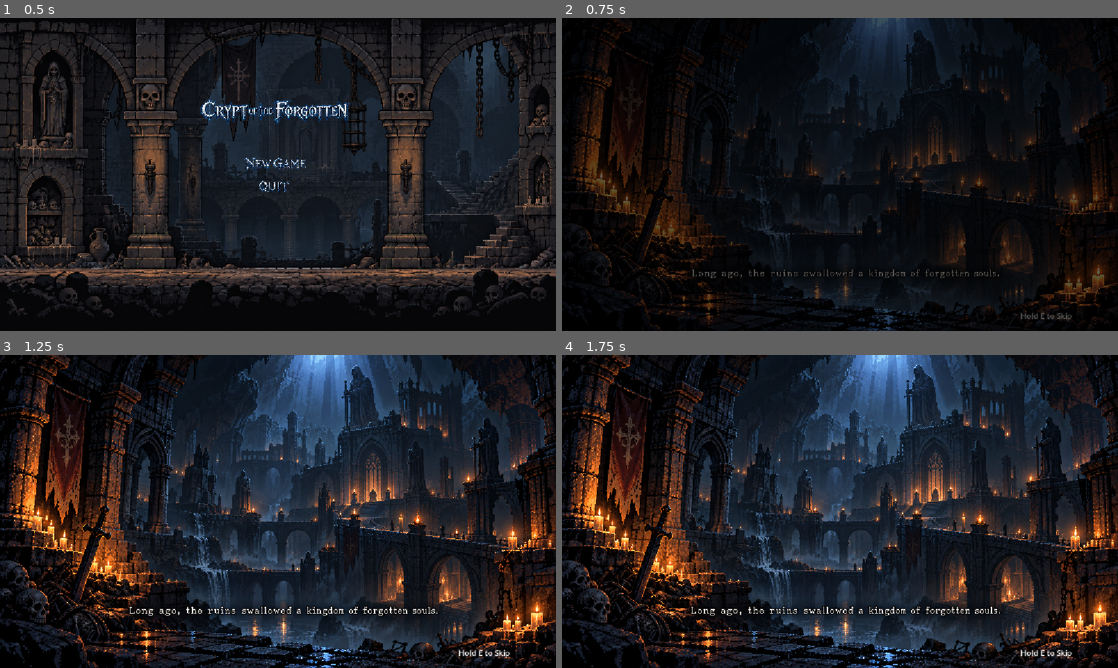
Above: before the commit, frames 1-4 (two rows, left to right).
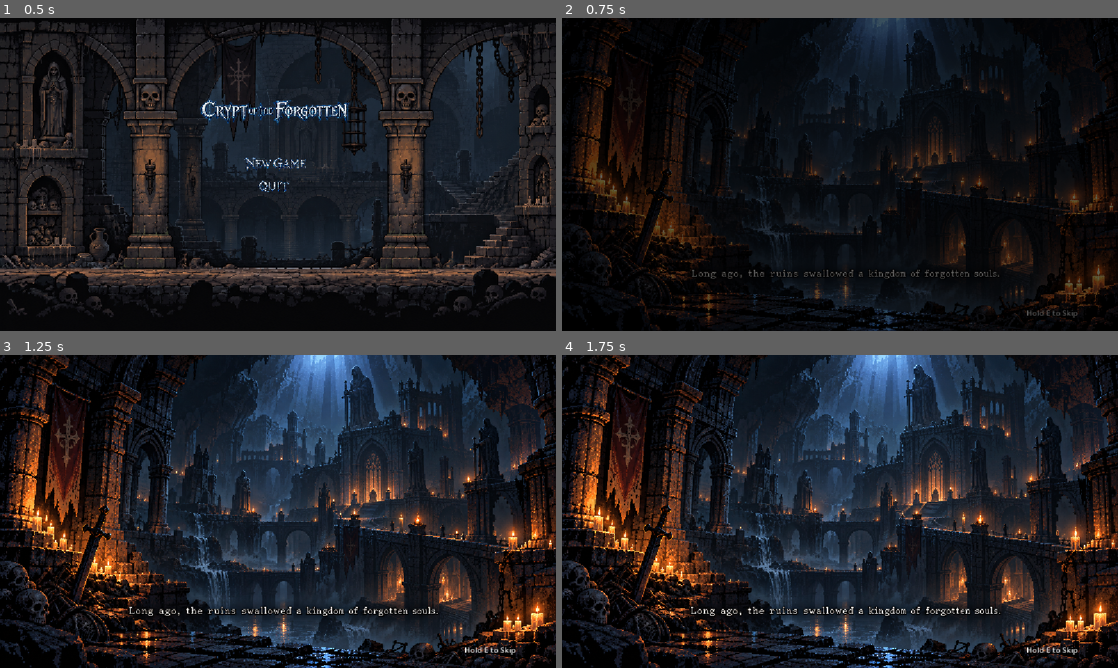
Above: after the commit, the same moments.

Repository: luisjesusbernal/crypt-of-the-forgotten
Game: Godot game, scene res://menus/MainMenu.tscn
Same seed, same stepped clock (60 frames per second), same inputs: the game is played once before the commit and once after it. The engine's default icon, where the game draws it, is replaced by a stand-in: a white triangle on a blue panel in a dark square.
Inputs (mouse positions are in pixels of both pictures, inside the frame that each line leads up to):
- Up to frame 1 (0.5 s): no input
- Up to frame 2 (0.75 s): click (834, 161) at 0.5 s
- Up to frame 3 (1.25 s): no input
- Up to frame 4 (1.75 s): move the mouse to (962, 495) at 1.27 s; hold D (move_right) from 1.28 s (still down); click (962, 495) at 1.35 s; tap Space (jump) at 1.52 s

Frame 1 is identical in both runs. In frame 2, 1.1% of the frame differs, in the area x 2-100%, y 4-100%; in frame 3, 6.4%, in the area x 0-100%, y 0-100%; in frame 4, 6.4%.

Commit message:
Add INTRO screen size

Diff:
--- a/menus/Intro.tscn
+++ b/menus/Intro.tscn
@@ -5,7 +5,11 @@
 
 [node name="Intro" type="Control" unique_id=1639228362]
 layout_mode = 3
-anchors_preset = 0
+anchors_preset = 15
+anchor_right = 1.0
+anchor_bottom = 1.0
+grow_horizontal = 2
+grow_vertical = 2
 script = ExtResource("1_a56wj")
 
 [node name="Slide" type="TextureRect" parent="." unique_id=9237818]
@@ -13,8 +17,7 @@
 anchors_preset = 15
 anchor_right = 1.0
 anchor_bottom = 1.0
-offset_right = 1152.0
-offset_bottom = 648.0
+offset_bottom = 1.0
 grow_horizontal = 2
 grow_vertical = 2
 texture = ExtResource("2_dhkec")
@@ -22,17 +25,25 @@
 stretch_mode = 6
 
 [node name="SkipLabel" type="Label" parent="." unique_id=568804972]
-layout_mode = 0
-offset_left = 950.0
-offset_top = 605.0
-offset_right = 1140.0
-offset_bottom = 654.0
+layout_mode = 1
+anchors_preset = 3
+anchor_left = 1.0
+anchor_top = 1.0
+anchor_right = 1.0
+anchor_bottom = 1.0
+offset_left = -190.0
+offset_top = -49.0
+grow_horizontal = 0
+grow_vertical = 0
 text = "Hold E to Skip
 "
 
 [node name="Fade" type="ColorRect" parent="." unique_id=1636882442]
-layout_mode = 0
-offset_right = 1152.0
-offset_bottom = 648.0
+layout_mode = 1
+anchors_preset = 15
+anchor_right = 1.0
+anchor_bottom = 1.0
+grow_horizontal = 2
+grow_vertical = 2
 mouse_filter = 2
 color = Color(0, 0, 0, 1)
